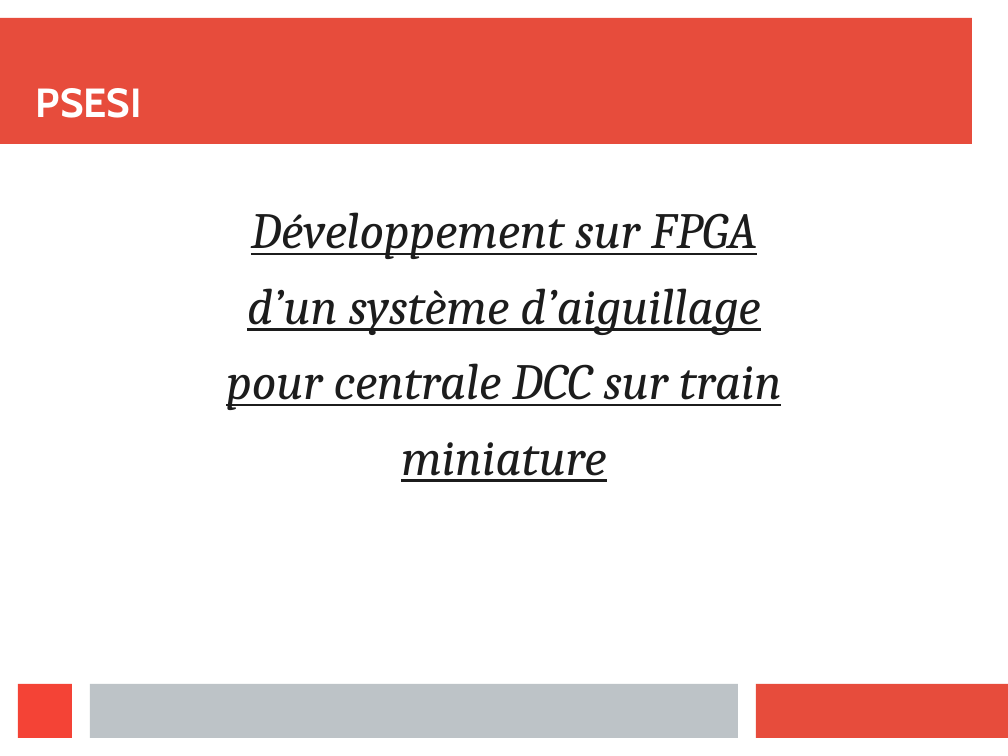
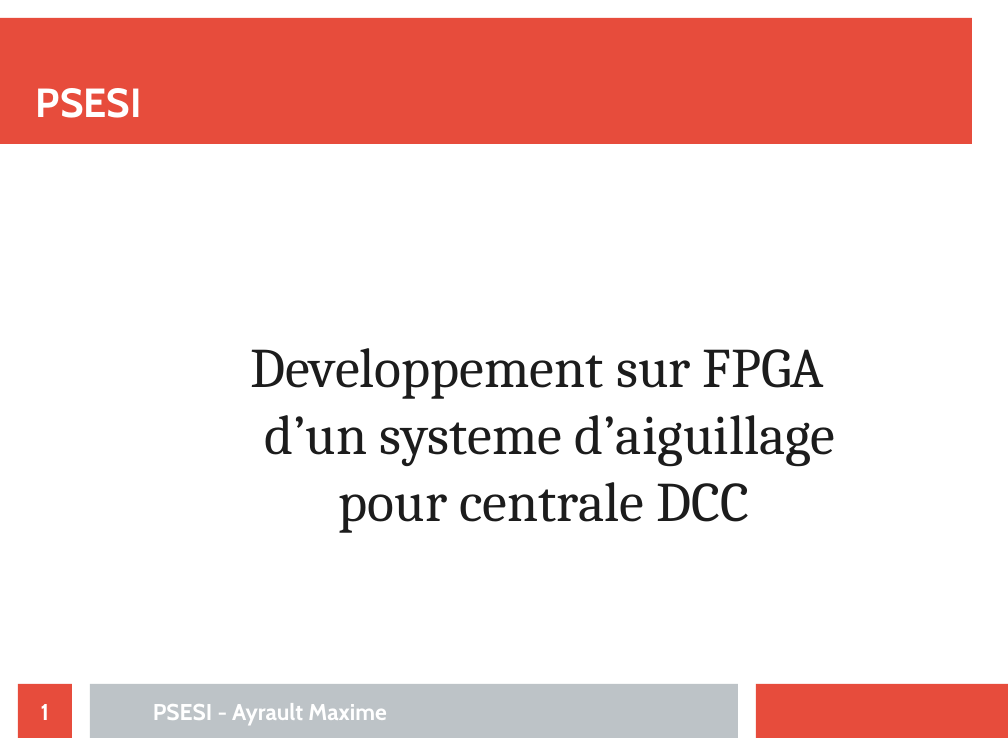
Before and after one commit to maximouth/CBI, a slide deck: slide 1 of Presentation/presentation.odp. Drawn at 1008x756 pixels with LibreOffice and Linux fonts; fonts in the diff are those of the drawing. Boxes give left, top, right and bottom in pixels: in the first picture for what was removed or moved away, otherwise in the second. Text is boxed around its words. In the diff, an @@ line names an element or a change of style, - is before the commit and + after.

```diff
--- a/Presentation/presentation.odp
+++ b/Presentation/presentation.odp
@@ subtitle "Developpement sur FPGA" at (251,348,835,533): vertical alignment top to middle @@
@@ subtitle at (251,348,835,533): text changed; size 40 to 44 pt; italic off @@
-Développement sur FPGA
-d’un système d’aiguillage
-pour centrale DCC sur train
-miniature
+Developpement sur FPGA
+d’un systeme d’aiguillage
+pour centrale DCC
@@ rectangle removed at (18,684,72,738) @@
@@ page number added at (18,684,72,738), fill #E74C3C, 18 pt, text #FFFFFF, bold @@
+1
@@ text added at (153,703,387,725), 18 pt, text #FFFFFF, bold @@
+PSESI - Ayrault Maxime
```
Also in this commit, not shown: 3 other slides changed, 16 slides added, 10 slides removed.
